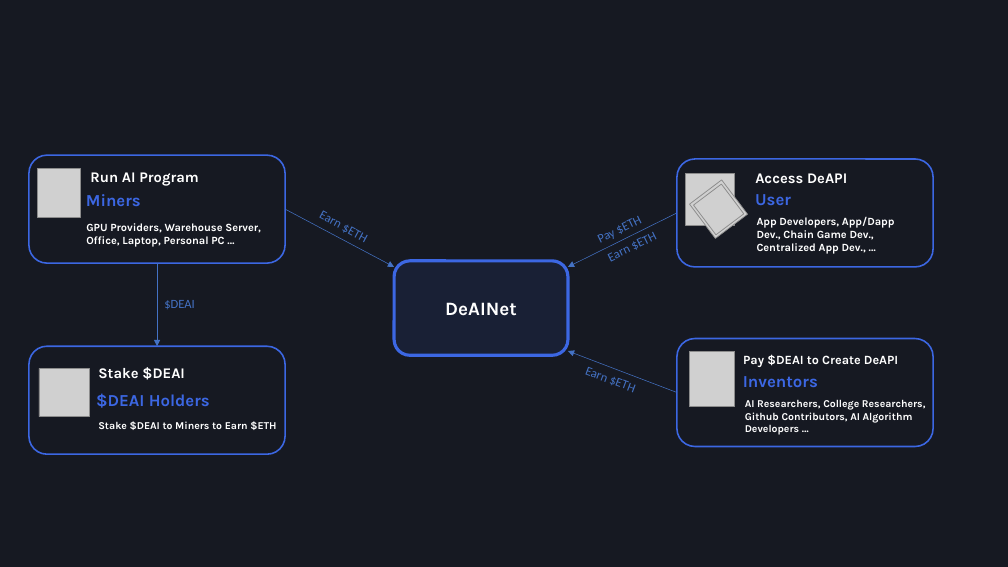
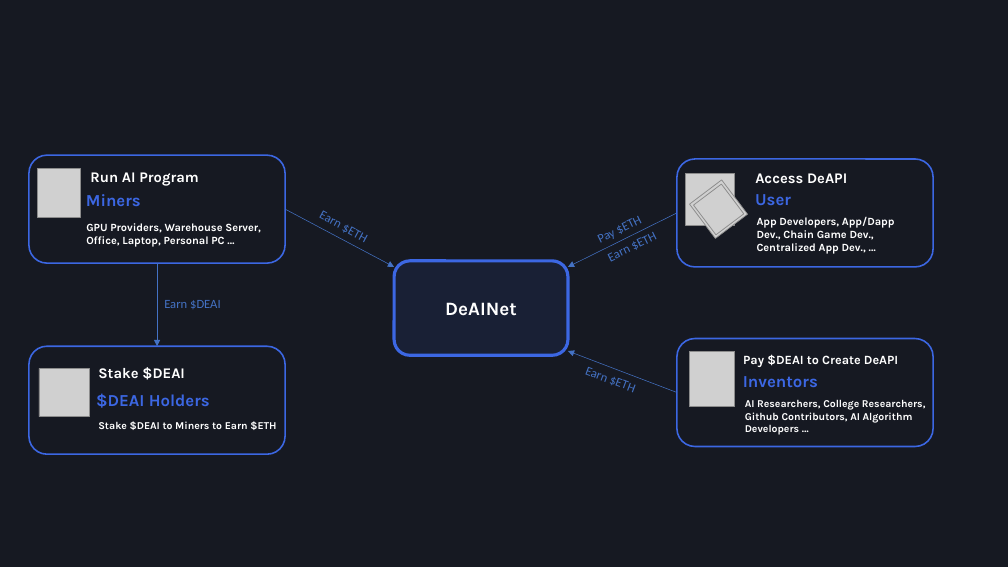
Before and after one commit to SaaS3-Foundation/homepage, a slide deck: slide 1 of Roles.pptx. Drawn at 1008x567 pixels with LibreOffice and Linux fonts; fonts in the diff are those of the drawing; grey boxes stand for pictures. Boxes give left, top, right and bottom in pixels: in the first picture for what was removed or moved away, otherwise in the second. Text is boxed around its words. In the diff, an @@ line names an element or a change of style, - is before the commit and + after.

```diff
--- a/Roles.pptx
+++ b/Roles.pptx
@@ text at (164,300,221,309): text changed @@
-$DEAI
+Earn $DEAI
```
Also in this commit, not shown: 1 other file.
